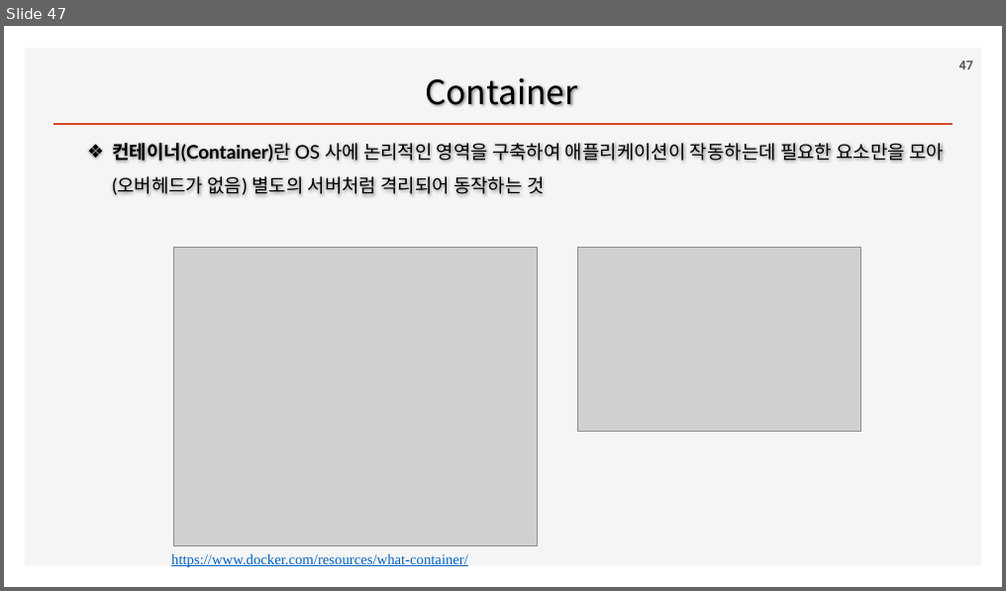
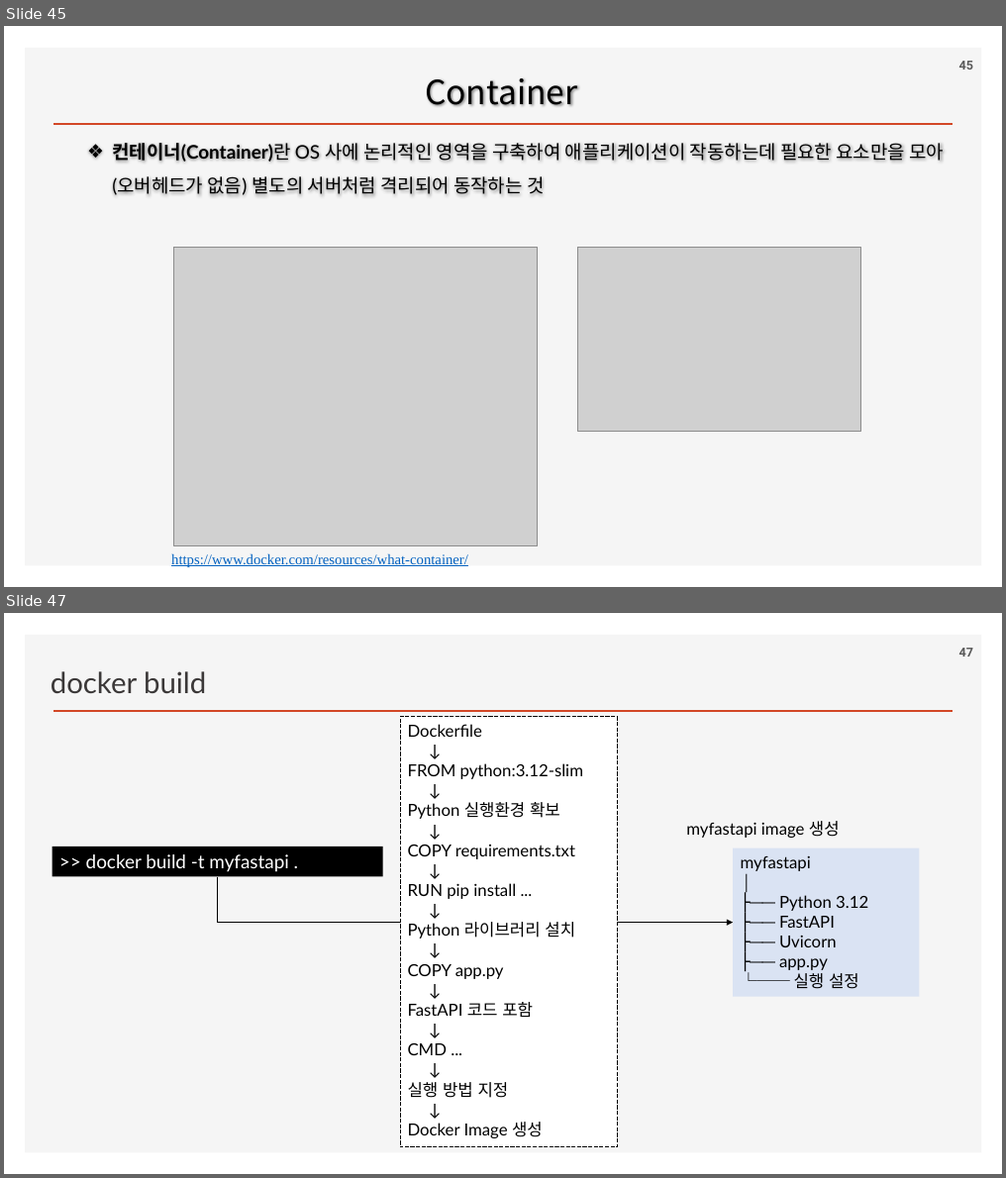
Before and after one commit to ancestor9/2026_Fall_Application-Deployment, a slide deck: App Deployment.pptx. Shown one above the other, each under a label of ours: slide 47 before the commit, slides 45 and 47 after it; the slides between them are not shown. The pictures are 1006x591 and 1006x1178 pixels, drawn with LibreOffice and Linux fonts; fonts in the diff are those of the drawing; grey boxes stand for pictures; background and template pictures are left out. Boxes give left, top, right and bottom in pixels: in the first picture for what was removed or moved away, otherwise in the second. Text is boxed around its words. In the diff, an @@ line names an element or a change of style, - is before the commit and + after.

```diff
--- a/App Deployment.pptx
+++ b/App Deployment.pptx
@@ slide 47 added at [4, 613, 1002, 1174], background #FFFFFF; not listed: 2 template elements that a slide beside it also shows @@
@@ text added at [51, 671, 206, 693], 28 pt, text #3B3838 @@
+docker build
@@ page number added at [959, 648, 973, 657], 12 pt, text #595959, bold @@
+47
@@ rectangle added at [400, 717, 617, 1149], fill #FFFFFF, outline #000000 0.75 pt dashed, 16 pt, text #000000 @@
+Dockerfile
+↓
+FROM python:3.12-slim
+↓
+Python 실행환경 확보
+↓
+COPY requirements.txt
+↓
+RUN pip install ...
+↓
+Python 라이브러리 설치
+↓
+COPY app.py
+↓
+FastAPI 코드 포함
+↓
+CMD ...
+↓
+실행 방법 지정
+↓
+Docker Image 생성
@@ rectangle added at [52, 847, 383, 876], fill #000000, 18 pt, text #FFFFFF @@
+>> docker build -t myfastapi .
@@ text added at [686, 821, 840, 838], 16 pt, text #000000 @@
+myfastapi image 생성
@@ rectangle added at [734, 848, 920, 997], fill #DAE3F3, 16 pt, text #000000 @@
+myfastapi
+│
+├── Python 3.12
+├── FastAPI
+├── Uvicorn
+├── app.py
+└── 실행 설정
@@ elbow arrow added from (218, 877) to (734, 923), #000000 0.5 pt @@
@@ what was slide 47 is now slide 45 @@
@@ page number at [959, 61, 973, 70]: text changed @@
-47
+45
```
Also in this commit, not shown: 3 slides changed, 9 other slides added, 2 slides removed.
